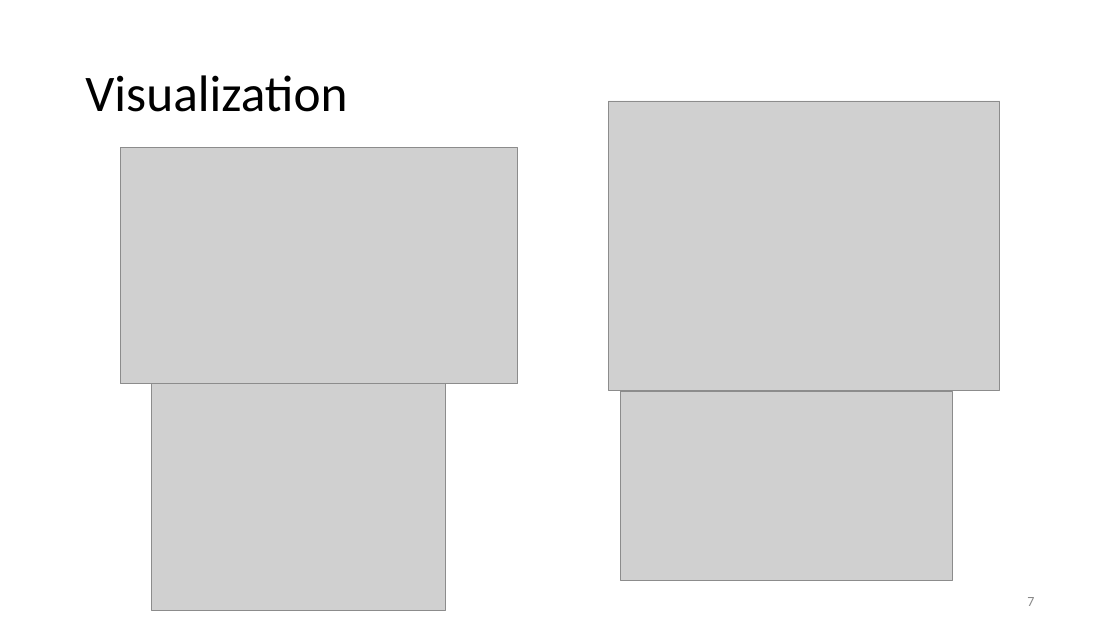
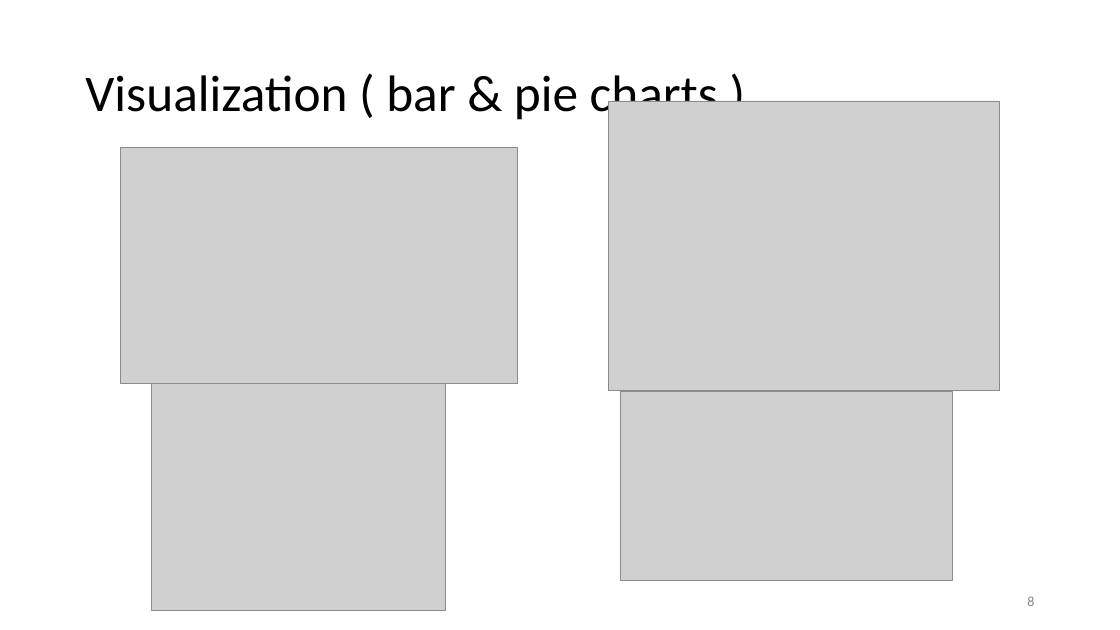
Before and after one commit to karimkhamwani/python-data-analysis, a slide deck: slide 8 of Capstone_600.pptx (slide 7 before the commit). Drawn at 1120x630 pixels with LibreOffice and Linux fonts; fonts in the diff are those of the drawing; grey boxes stand for pictures; background and template pictures are left out. Boxes give left, top, right and bottom in pixels: in the first picture for what was removed or moved away, otherwise in the second. Text is boxed around its words. In the diff, an @@ line names an element or a change of style, - is before the commit and + after.

```diff
--- a/Capstone_600.pptx
+++ b/Capstone_600.pptx
@@ title at (85,75,718,123): text changed @@
-Visualization
+Visualization ( bar & pie charts )
@@ page number at (1027,596,1034,606): text changed @@
-7
+8
```
Also in this commit, not shown: 1 other slide changed, 1 slide added, 2 other files.
